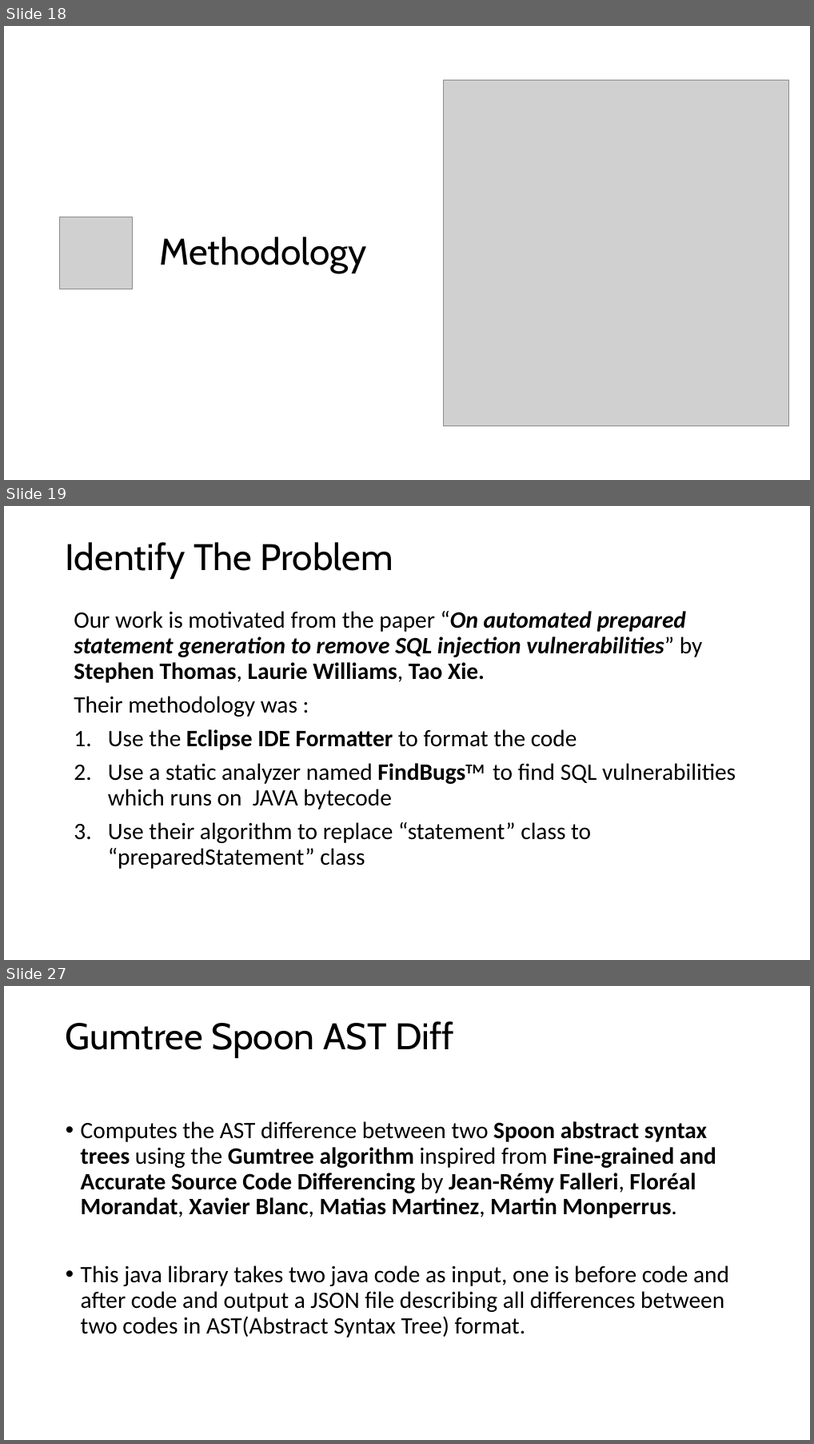
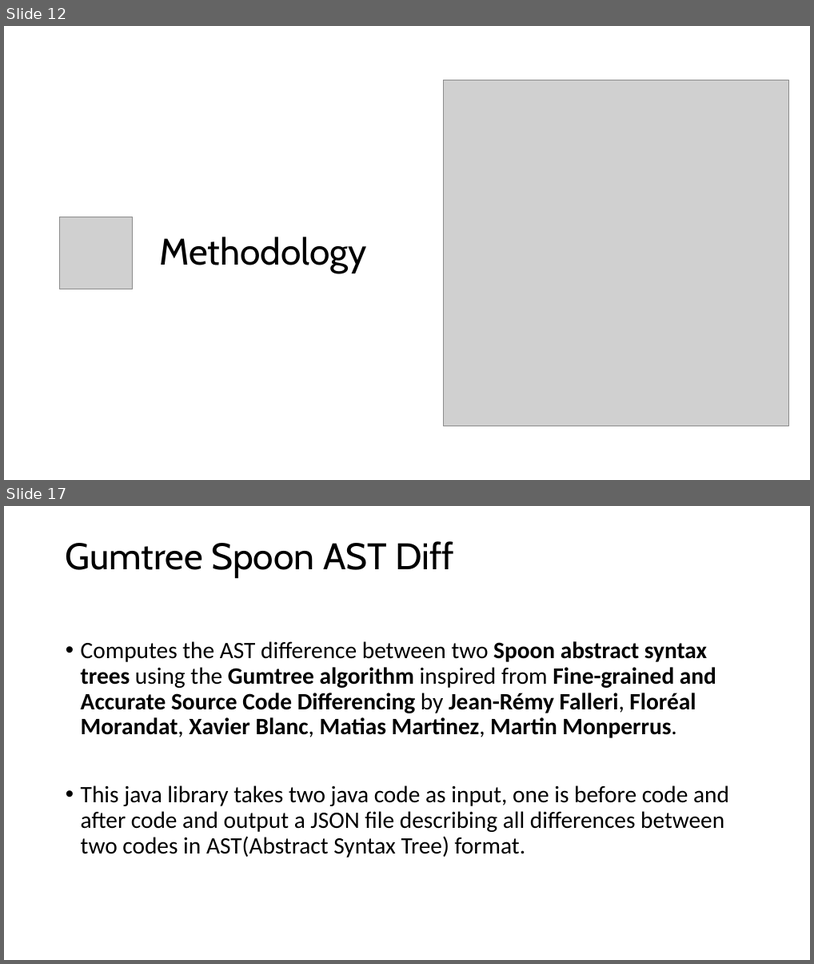
Before and after one commit to lsiddiqsunny/Undergraduate-Thesis, a slide deck: Presentation/1505065_1505069.pptx. Shown one above the other, each under a label of ours: slides 18, 19 and 27 before the commit, slides 12 and 17 after it; the slides between them are not shown. The pictures are 814x1444 and 814x964 pixels, drawn with LibreOffice and Linux fonts; fonts in the diff are those of the drawing; grey boxes stand for pictures. Boxes give left, top, right and bottom in pixels: in the first picture for what was removed or moved away, otherwise in the second. Text is boxed around its words. In the diff, an @@ line names an element or a change of style, - is before the commit and + after.

```diff
--- a/Presentation/1505065_1505069.pptx
+++ b/Presentation/1505065_1505069.pptx
@@ slide 19 removed at (4, 506, 810, 960), background #FFFFFF @@
@@ title removed at (66, 542, 394, 579) @@
-Identify The Problem
@@ text removed at (74, 611, 736, 868) @@
-Our work is motivated from the paper “On automated prepared statement generation to remove SQL injection vulnerabilities” by Stephen Thomas, Laurie Williams, Tao Xie.
-Their methodology was :
-1. Use the Eclipse IDE Formatter to format the code
-2. Use a static analyzer named FindBugsTM to find SQL vulnerabilities which runs on JAVA bytecode
-3. Use their algorithm to replace “statement” class to “preparedStatement” class
@@ what was slide 18 is now slide 12 @@
@@ what was slide 27 is now slide 17 @@
```
Also in this commit, not shown: 4 slides changed, 1 slide added, 10 other slides removed, 16 other files.
